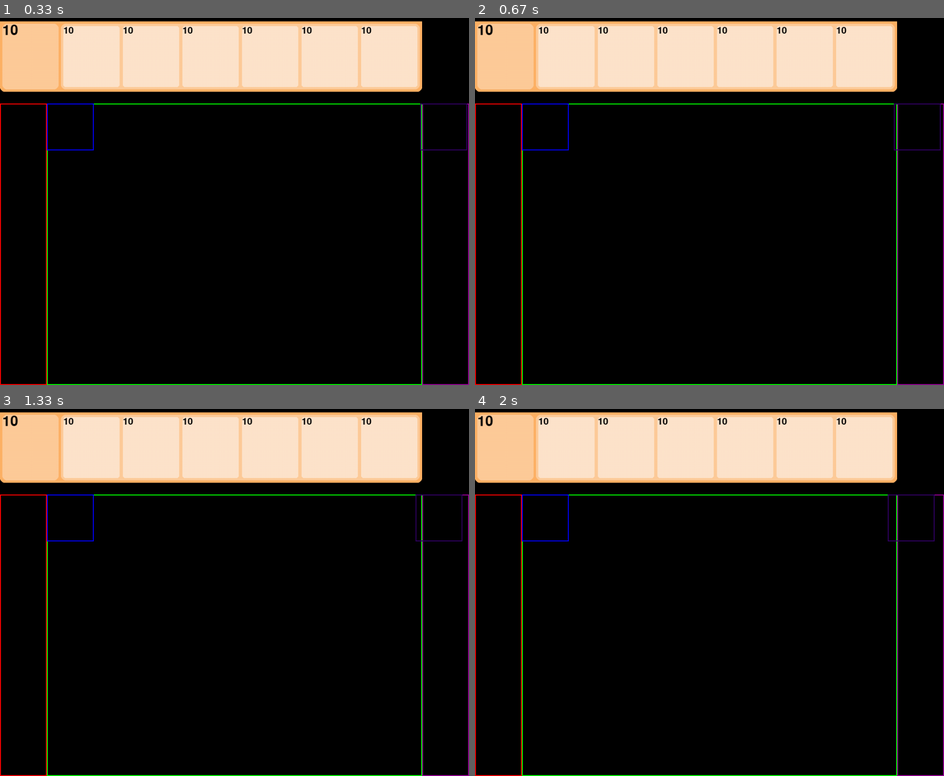
Above: before the commit, frames 1-4 (two rows, left to right).
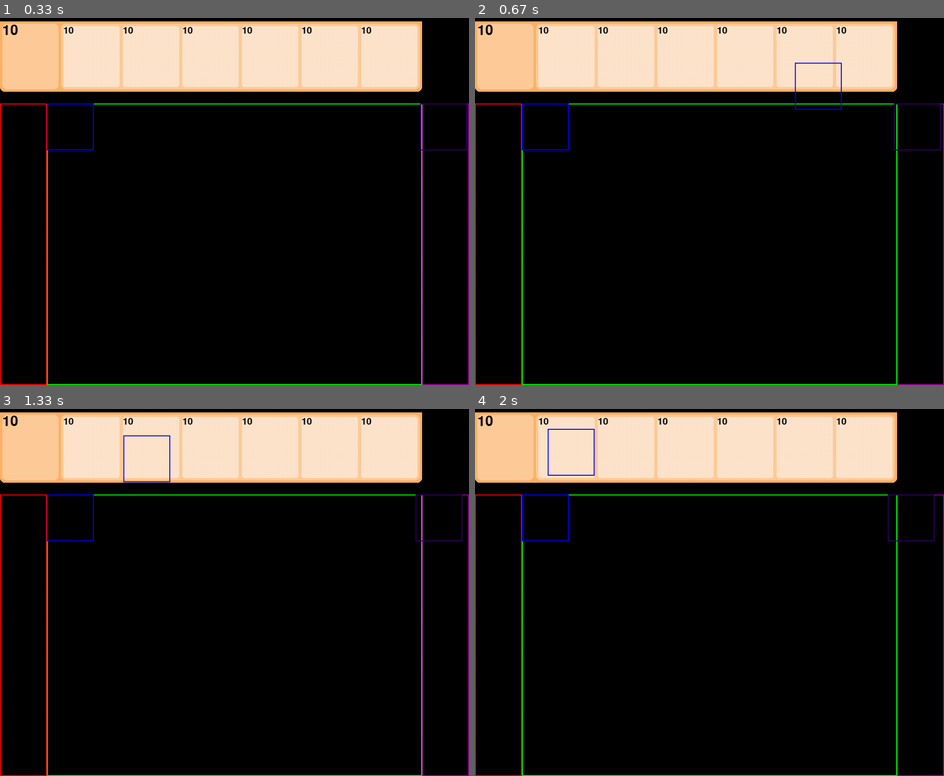
Above: after the commit, the same moments.

Repository: kapusta-gg/pygame_group5
Game: pygame game, started from main.py
Two runs of this game, one before a commit and one after it. Both use one fixed random seed, a clock stepped at 60 frames per second and the inputs below.
Inputs (mouse positions are in pixels of both pictures, inside the frame that each line leads up to):
- Up to frame 1 (0.33 s): no input
- Up to frame 2 (0.67 s): press the mouse at (864, 58) at 0.37 s; move the mouse to (840, 69) at 0.47 s; release the mouse at (812, 80) at 0.6 s
- Up to frame 3 (1.33 s): press the mouse at (389, 449) at 0.7 s; move the mouse to (225, 522) at 0.8 s; release the mouse at (60, 596) at 0.93 s; click (140, 453) at 1.05 s
- Up to frame 4 (2 s): click (765, 574) at 1.38 s; click (564, 449) at 1.72 s, where only the run after the commit has a clickable "10"

Frame 1 is identical in both runs. In frame 2, 0.1% of the frame differs, in the area x 68-79%, y 12-25%; in frame 3, 0.2%, in the area x 26-37%, y 7-21%; in frame 4, 0.1%.

Commit message:
Добавлено выбор растения из карточек

Diff:
--- a/main.py
+++ b/main.py
@@ -1,4 +1,4 @@
-import pygame.time
+import pygame
 
 from models.zone import *
 from models.interface import *
@@ -20,10 +20,14 @@
     plant = Plant(100, 200)
     zombie = Zombie(900, 200)
 
+    plant_to_place = None
+
     clock = pygame.time.Clock()
 
     running = True
     isShowHitbox = True
+    isPlantCursor = False
+    isMouseBlock = False
     while running:
         # Просматриваем все события
         for event in pygame.event.get():
@@ -31,6 +35,17 @@
                 running = False
             if event.type == pygame.KEYUP:
                 isShowHitbox = not isShowHitbox
+            if event.type == pygame.MOUSEBUTTONDOWN:
+                if isPlantCursor:
+                    plant_to_place = None
+                    isPlantCursor = False
+                else:
+                    plant_to_place = hud.check_mouse_pos(event.pos)
+                    if plant_to_place is not None:
+                        isPlantCursor = True
+
+            if event.type == pygame.MOUSEMOTION and isPlantCursor:
+                plant_to_place.change_pos(*(i - 40 for i in event.pos))
         tick = clock.tick()
         # Логика
         zombie.move(10, tick)
@@ -43,5 +58,7 @@
             plant.draw(screen)
             zombie.draw(screen)
         hud.draw(screen)
+        if plant_to_place is not None:
+            plant_to_place.draw(screen, is_hitbox=isShowHitbox)
         # Обновление экрана
         pygame.display.flip()
--- a/models/entities/plants.py
+++ b/models/entities/plants.py
@@ -9,3 +9,7 @@
     def draw(self, screen: pygame.Surface, is_hitbox=True):
         if is_hitbox:
             pygame.draw.rect(screen, self.plant_color, self.plant_hitbox, width=2)
+
+    def change_pos(self, x: int, y: int):
+        self.plant_hitbox.x = x
+        self.plant_hitbox.y = y
--- a/models/interface.py
+++ b/models/interface.py
@@ -1,5 +1,8 @@
 import pygame
 
+from models.entities.plants import *
+
+X, Y = 0, 1
 
 class MainHUD:
     FONT_SIZE = 45
@@ -28,6 +31,13 @@
         for card in self.cards_list:
             card.draw(screen)
 
+    def check_mouse_pos(self, pos: tuple[int, int]):
+        for card in self.cards_list:
+            check_x = card.back.x < pos[X] < card.back.x + card.back.width
+            check_y = card.back.y < pos[Y] < card.back.y + card.back.height
+            if check_x and check_y:
+                return card.plant(*(i - 40 for i in pos))
+
 
 class PlantCard:
     FONT_SIZE = 30
@@ -37,6 +47,7 @@
         self.back_color = pygame.color.Color(255, 229, 204)
         self.cash_font = pygame.font.Font(None, PlantCard.FONT_SIZE)
         self.cash_text = self.cash_font.render("10", True, (0, 0, 0))
+        self.plant = Plant
 
     def draw(self, screen: pygame.Surface):
         pygame.draw.rect(screen, self.back_color, self.back, border_radius=5)
